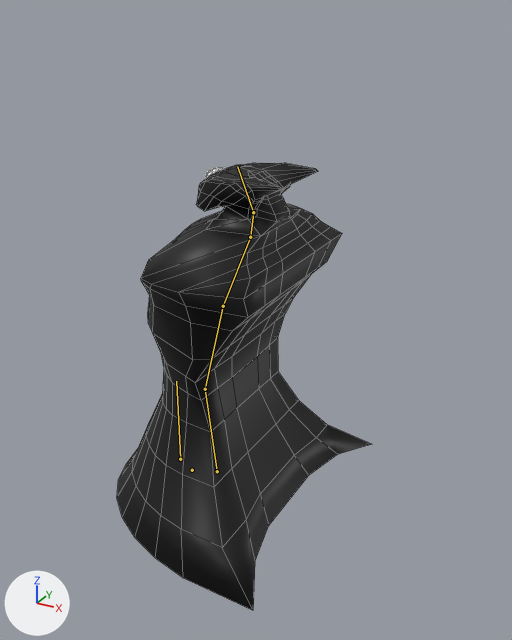
Renders of the Blender file Dan Lab/Boss.blend from each side of a commit.
One viewpoint serves both versions: a 50 mm lens placed at (13.63, -19.49, 5.73), pointed at (2.93, -0.03, -4.0). The lights are fixed; the arrows at lower left show +X, +Y and +Z. Both versions are drawn at frame 5 of the action 'Attack01Redux'; the numbers are the values there. The bones that bend it are drawn over the model as lines. Mesh edges are drawn as thin lines.

The first picture shows 'Head'.
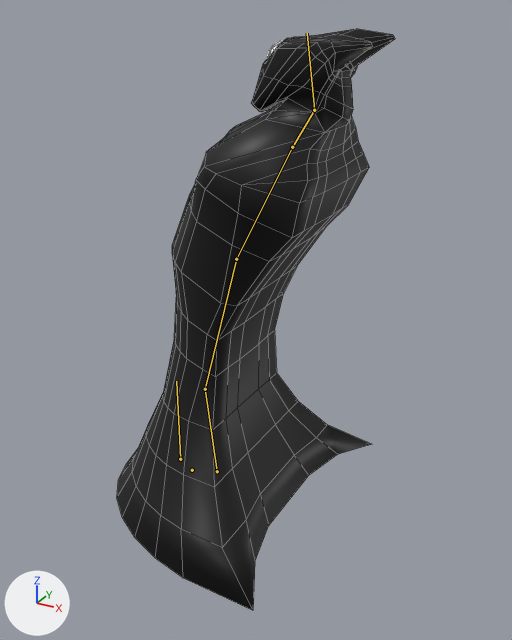
The change, as a diff of the scene's bpy script:
```diff
--- a/Dan Lab/Boss.blend.py
+++ b/Dan Lab/Boss.blend.py
@@ bone_spine01 @@
 bone_spine01 = bpy.data.objects['Armature'].pose.bones['Spine01']  # child of 'Base'
-bone_spine01.rotation_quaternion = (0.994, 0.0, 0.0, -0.113)  # degrees (0, 0, -13)
-bone_spine01.scale = (1.0, 0.66, 1.36)
+bone_spine01.rotation_quaternion = (0.992, 0.0, 0.0, -0.124)  # degrees (0, 0, -14)
+bone_spine01.scale = (1.0, 1.0, 1.0)
@@ bone_spine02 @@
 bone_spine02 = bpy.data.objects['Armature'].pose.bones['Spine02']  # child of 'Spine01'
-bone_spine02.rotation_quaternion = (0.996, 0.0, 0.0, -0.059)  # degrees (0, 0, -7)
+bone_spine02.rotation_quaternion = (0.992, 0.0, 0.0, -0.114)  # degrees (0, 0, -13)
@@ bone_neck @@
 bone_neck = bpy.data.objects['Armature'].pose.bones['Neck']  # child of 'Spine02'
-bone_neck.rotation_quaternion = (0.93, 0.0, 0.0, -0.335)  # degrees (0, 0, -40)
+bone_neck.rotation_quaternion = (0.885, 0.0, 0.0, -0.44)  # degrees (0, 0, -53)
@@ bone_head @@
 bone_head = bpy.data.objects['Armature'].pose.bones['Head']  # child of 'Neck'
-bone_head.rotation_quaternion = (0.959, 0.0, 0.0, 0.204)  # degrees (0, 0, 24)
+bone_head.rotation_quaternion = (0.916, 0.0, 0.0, 0.348)  # degrees (0, 0, 42)
```

Where the change shows, as pixel boxes [x1, y1, x2, y2] in the pictures (512 x 640 px):
'Head', posed (9% wider, 30% taller): before [117, 163, 372, 610]; after [117, 29, 395, 610]
bone 'Spine01', root to tip: before (205, 389) to (223, 306); after (205, 389) to (236, 259)
bone 'Spine02', root to tip: before (223, 306) to (250, 237); after (236, 259) to (292, 147)
bone 'Neck', root to tip: before (250, 237) to (253, 212); after (292, 147) to (314, 110)
bone 'Head', root to tip: before (253, 212) to (237, 166); after (314, 110) to (307, 33)
